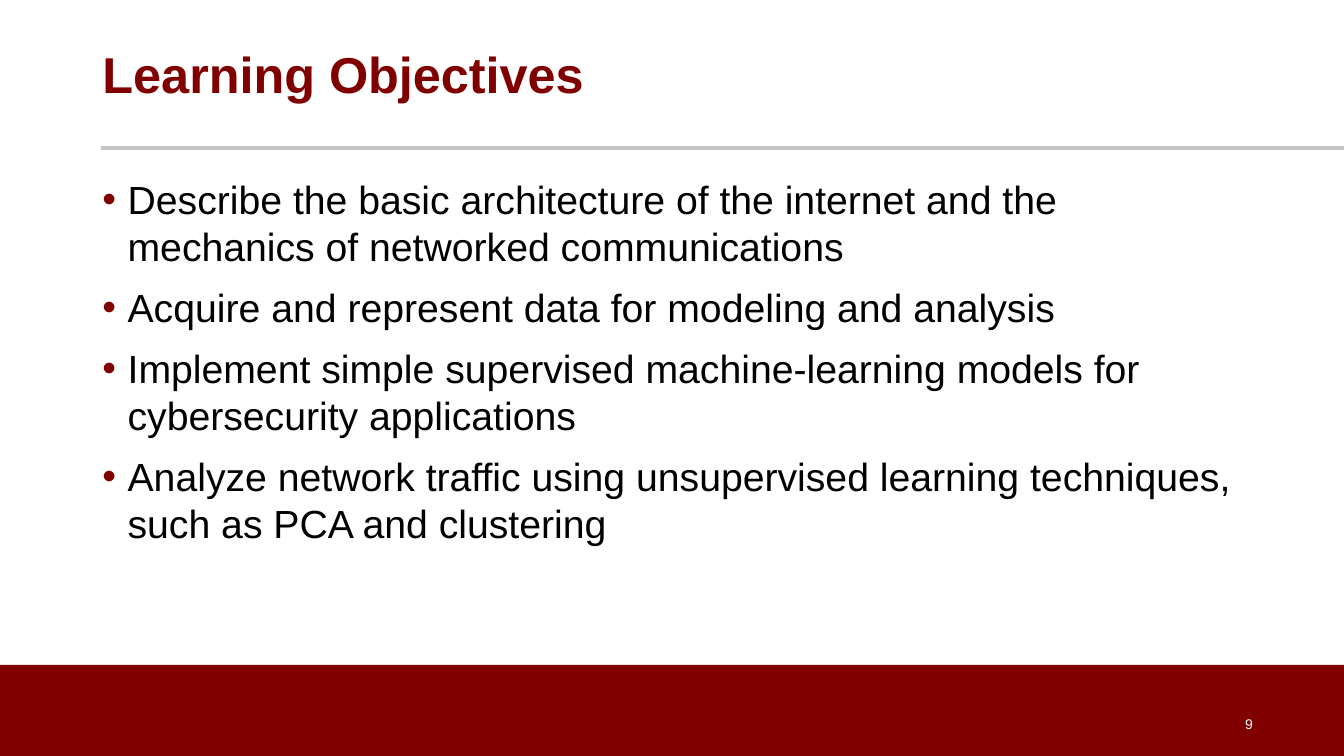
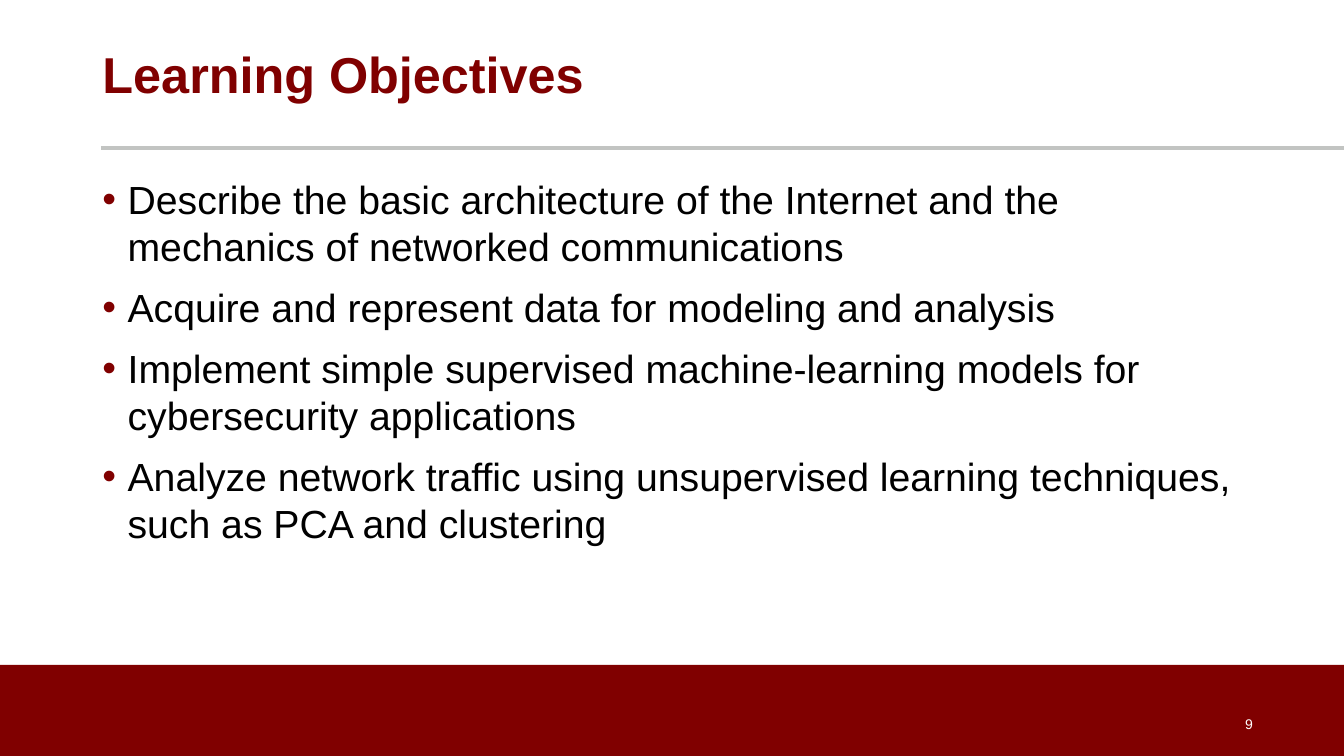
Before and after one commit to noise-lab/ML-Cybersecurity, a slide deck: slide 9 of module-2/ppt/2.0-introduction.pptx. Drawn at 1344x756 pixels with LibreOffice and Linux fonts; fonts in the diff are those of the drawing; background and template pictures are left out. Boxes give left, top, right and bottom in pixels: in the first picture for what was removed or moved away, otherwise in the second. Text is boxed around its words. In the diff, an @@ line names an element or a change of style, - is before the commit and + after.

```diff
--- a/module-2/ppt/2.0-introduction.pptx
+++ b/module-2/ppt/2.0-introduction.pptx
@@ text at (128,185,1059,262): text changed @@
-• Describe the basic architecture of the internet and the mechanics of networked communications
+• Describe the basic architecture of the Internet and the mechanics of networked communications
```
Also in this commit, not shown: 8 other files.
